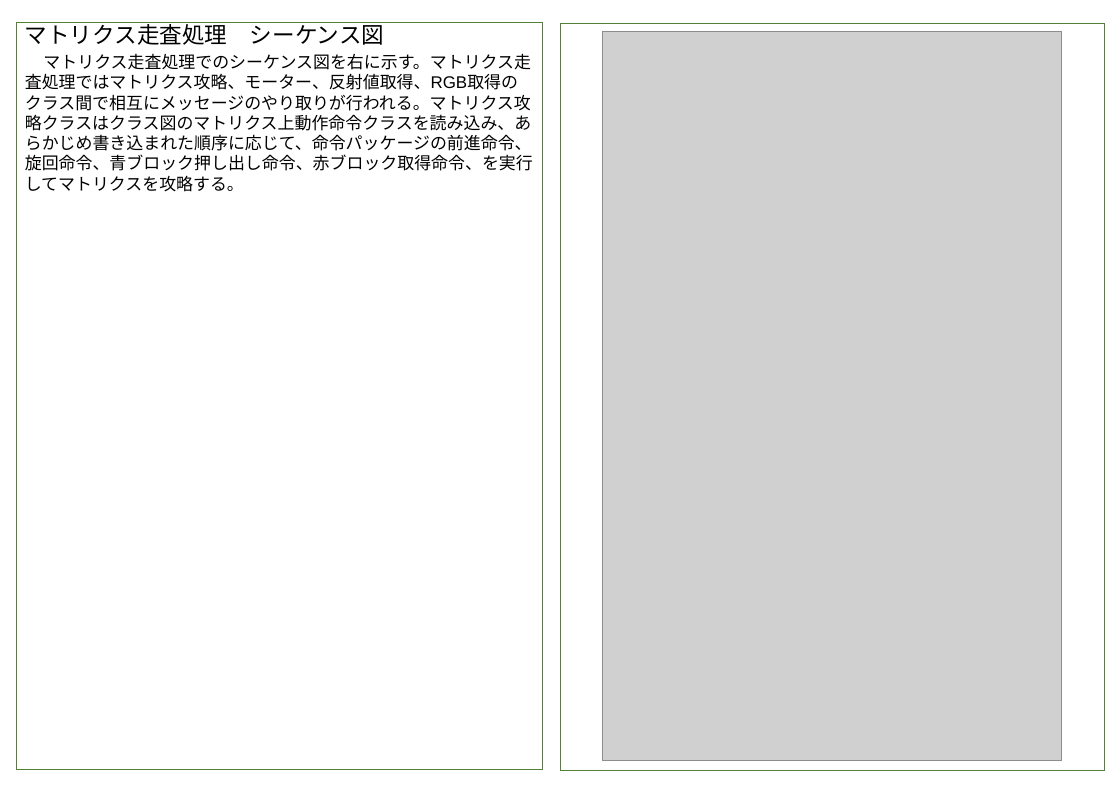
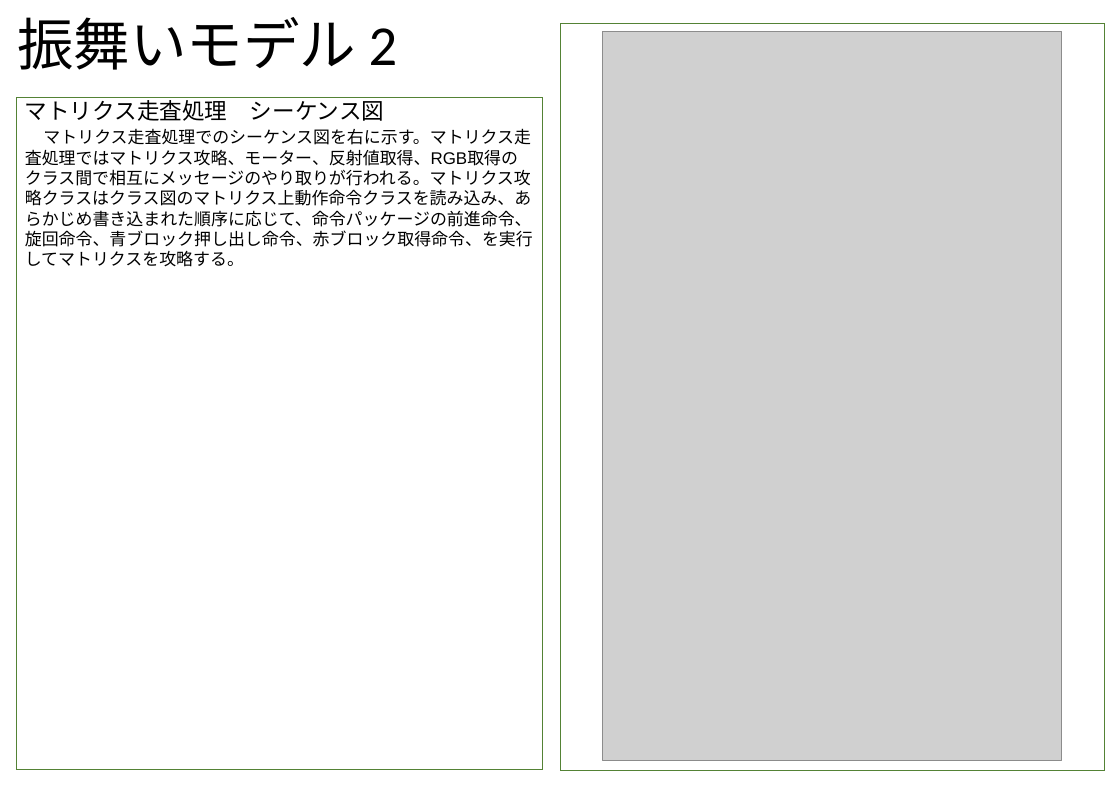
Before and after one commit to SSS-etrobo-2023/master, a slide deck: slide 5 of document/PRI_040_RWKYI.pptx. Drawn at 1120x792 pixels with LibreOffice and Linux fonts; fonts in the diff are those of the drawing; grey boxes stand for pictures. Boxes give left, top, right and bottom in pixels: in the first picture for what was removed or moved away, otherwise in the second. Text is boxed around its words. In the diff, an @@ line names an element or a change of style, - is before the commit and + after.

Commit message:
モデル図 マージ_3

```diff
--- a/document/PRI_040_RWKYI.pptx
+++ b/document/PRI_040_RWKYI.pptx
@@ text added at <box>17,17,398,70</box>, 60 pt, text #000000 @@
+振舞いモデル 2
@@ rectangle "マトリクス走査処理 シーケンス図": place and size @@
-rectangle "マトリクス走査処理 シーケンス図" at <box>16,22,542,769</box>
+rectangle "マトリクス走査処理 シーケンス図" at <box>16,98,542,770</box>
```
Also in this commit, not shown: 4 other slides changed.
